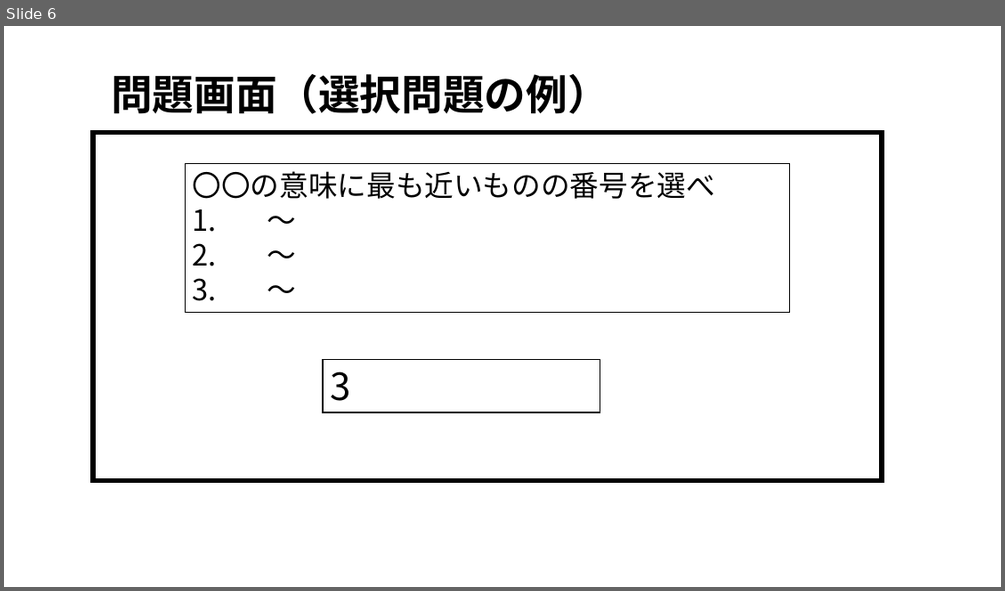
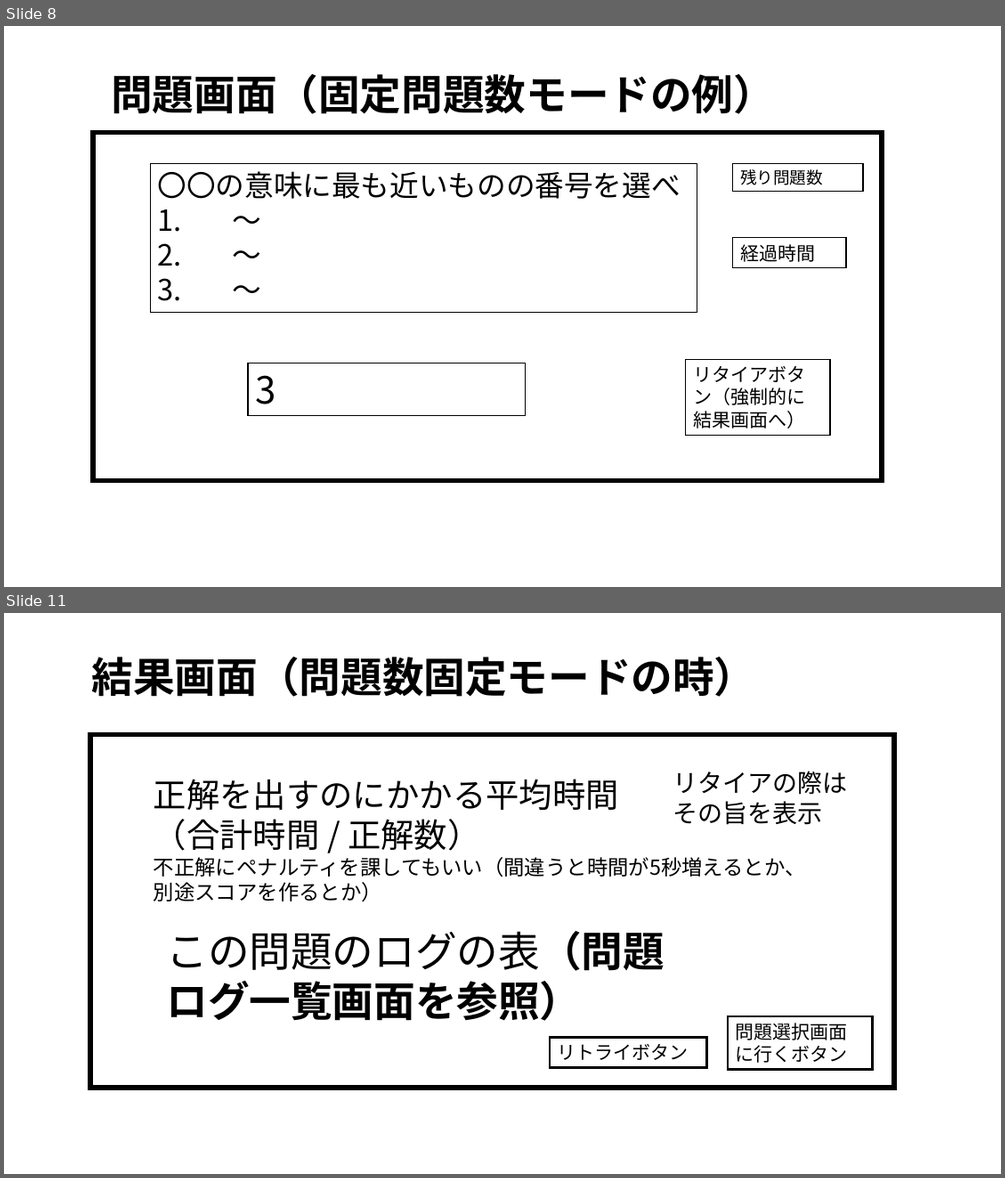
Before and after one commit to tanakai0/stdlib_py_typist, a slide deck: design.pptx. Shown one above the other, each under a label of ours: slide 6 before the commit, slides 8 and 11 after it; the slides between them are not shown. The pictures are 1005x591 and 1005x1178 pixels, drawn with LibreOffice and Linux fonts; fonts in the diff are those of the drawing. Boxes give left, top, right and bottom in pixels: in the first picture for what was removed or moved away, otherwise in the second. Text is boxed around its words. In the diff, an @@ line names an element or a change of style, - is before the commit and + after.

```diff
--- a/design.pptx
+++ b/design.pptx
@@ slide 11 added at bbox=[4, 613, 1001, 1174], background #FFFFFF @@
@@ text added at bbox=[92, 657, 756, 697], 40 pt, text #000000, bold @@
+結果画面（問題数固定モードの時）
@@ rectangle added at bbox=[90, 735, 894, 1088], fill #FFFFFF, outline #000000 4.5 pt @@
@@ text added at bbox=[672, 771, 847, 825], 24 pt, text #000000 @@
+リタイアの際はその旨を表示
@@ text added at bbox=[154, 779, 806, 901], 20 pt, text #000000 @@
+正解を出すのにかかる平均時間
+（合計時間 / 正解数）
+不正解にペナルティを課してもいい（間違うと時間が5秒増えるとか、別途スコアを作るとか）
@@ text added at bbox=[166, 931, 663, 1021], 40 pt, text #000000, bold @@
+この問題のログの表（問題ログ一覧画面を参照）
@@ rectangle added at bbox=[550, 1037, 707, 1067], fill #FFFFFF, outline #000000 2.25 pt, 18 pt, text #000000 @@
+リトライボタン
@@ rectangle added at bbox=[728, 1016, 872, 1070], fill #FFFFFF, outline #000000 2.25 pt, 18 pt, text #000000 @@
+問題選択画面に行くボタン
@@ what was slide 6 is now slide 8 @@
@@ slide 8 changed as well @@
@@ text at bbox=[111, 74, 775, 114]: text changed @@
-問題画面（選択問題の例）
+問題画面（固定問題数モードの例）
@@ rectangle "〇〇の意味に最も近いものの番号を選べ": place and size @@
-rectangle "〇〇の意味に最も近いものの番号を選べ" at bbox=[185, 164, 789, 313]
+rectangle "〇〇の意味に最も近いものの番号を選べ" at bbox=[151, 164, 698, 313]
@@ rectangle added at bbox=[733, 164, 863, 192], fill #FFFFFF, outline #000000 1 pt, 16 pt, text #000000 @@
+残り問題数
@@ rectangle added at bbox=[733, 238, 846, 267], fill #FFFFFF, outline #000000 1 pt, 18 pt, text #000000 @@
+経過時間
@@ rectangle "3": place and size @@
-rectangle "3" at bbox=[323, 360, 600, 412]
+rectangle "3" at bbox=[248, 362, 526, 416]
@@ rectangle added at bbox=[686, 360, 830, 435], fill #FFFFFF, outline #000000 1 pt, 18 pt, text #000000 @@
+リタイアボタン（強制的に結果画面へ）
```
Also in this commit, not shown: 6 other slides changed, 5 other slides added.
